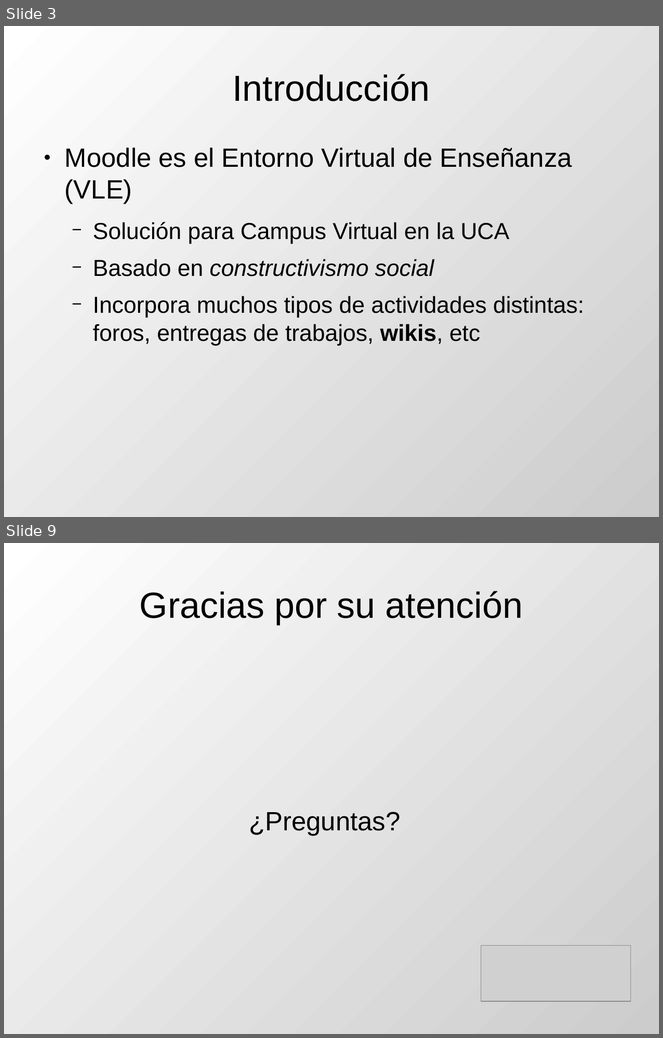
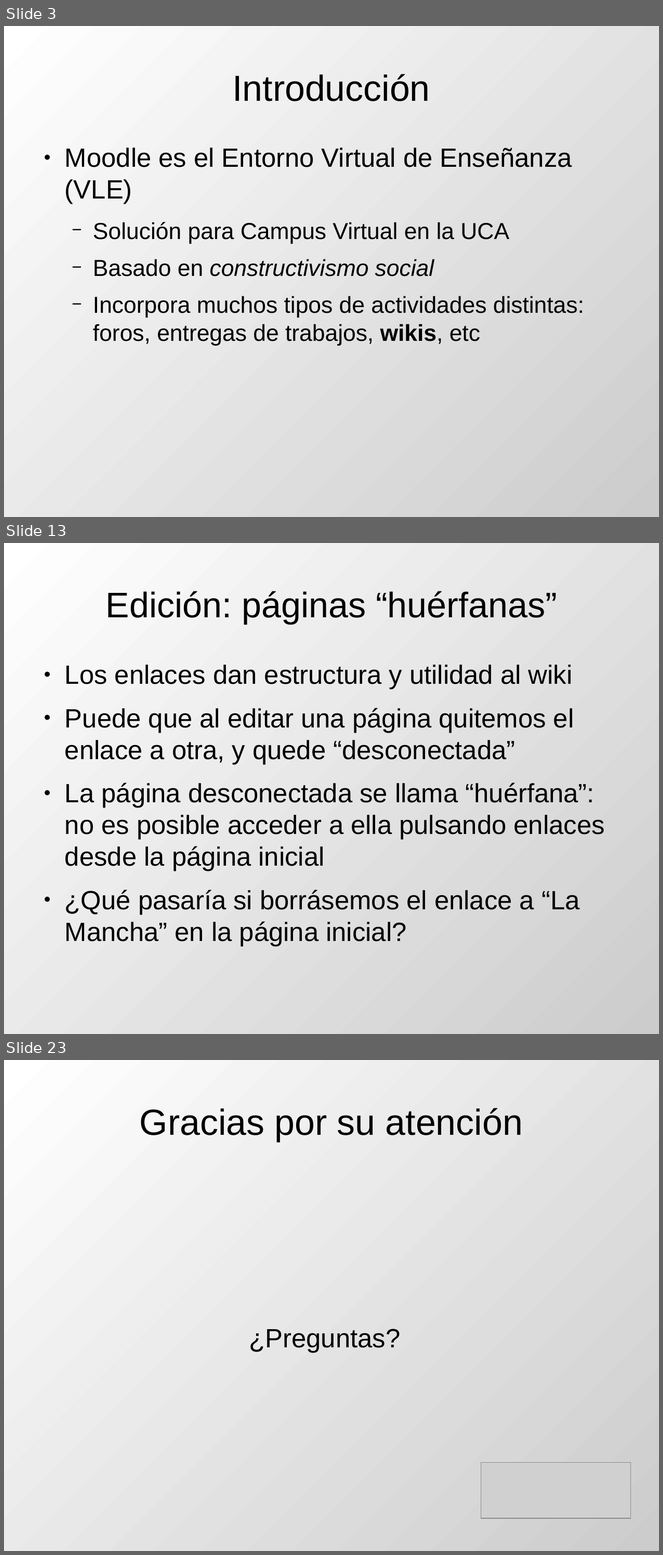
Before and after one commit to DrPantera/wikis4education, a slide deck: uca-2013_07/tema-3-WikisEnMoodle.odp. Shown one above the other, each under a label of ours: slides 3 and 9 before the commit, slides 3, 13 and 23 after it; the slides between them are not shown. The pictures are 663x1038 and 663x1555 pixels, drawn with LibreOffice and Linux fonts; fonts in the diff are those of the drawing; grey boxes stand for pictures. Boxes give left, top, right and bottom in pixels: in the first picture for what was removed or moved away, otherwise in the second. Text is boxed around its words. In the diff, an @@ line names an element or a change of style, - is before the commit and + after.

```diff
--- a/uca-2013_07/tema-3-WikisEnMoodle.odp
+++ b/uca-2013_07/tema-3-WikisEnMoodle.odp
@@ slide 13 added at box(4, 543, 659, 1034), background gradient #FFFFFF to #CCCCCC @@
@@ title added at box(106, 591, 557, 624), 43 pt, text #000000 @@
+Edición: páginas “huérfanas”
@@ text added at box(65, 665, 605, 947), 32 pt, text #000000 @@
+● Los enlaces dan estructura y utilidad al wiki
+● Puede que al editar una página quitemos el enlace a otra, y quede “desconectada”
+● La página desconectada se llama “huérfana”: no es posible acceder a ella pulsando enlaces desde la página inicial
+● ¿Qué pasaría si borrásemos el enlace a “La Mancha” en la página inicial?
@@ what was slide 9 is now slide 23 @@
```
Also in this commit, not shown: 3 slides changed, 16 other slides added, 3 slides removed.
